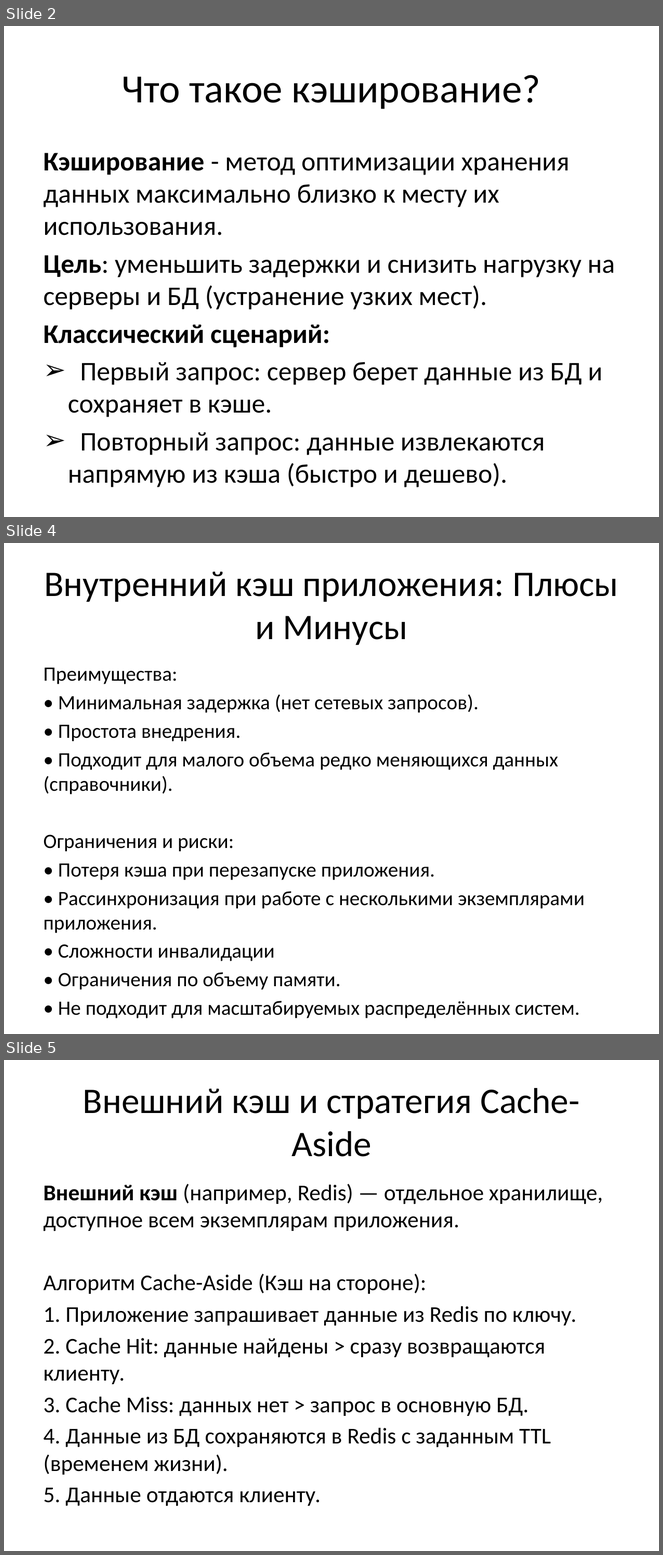
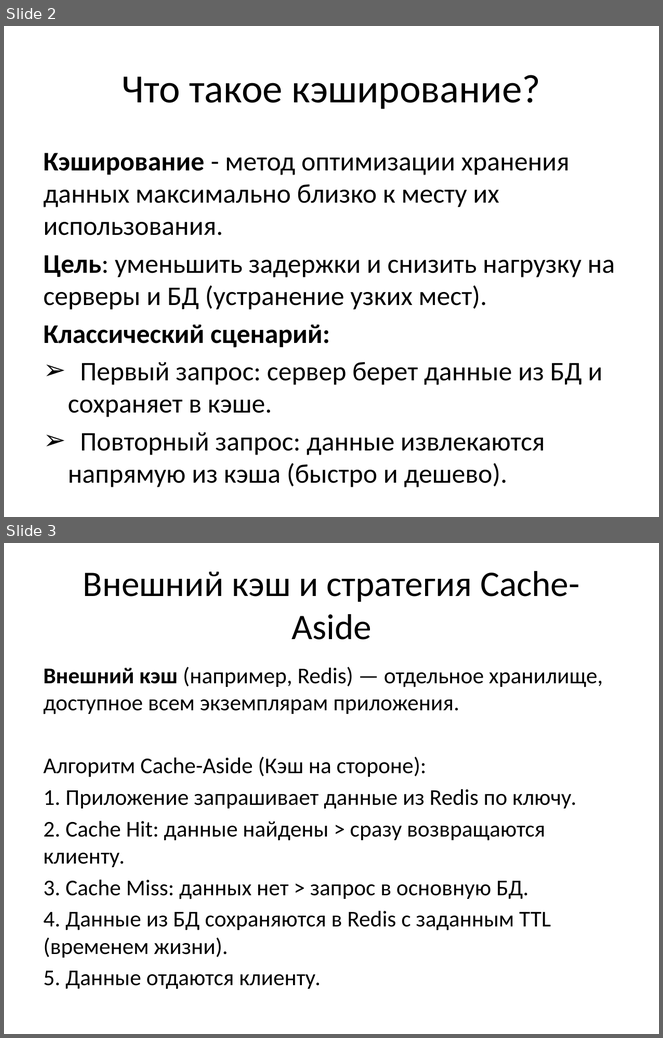
Before and after one commit to Antipindima1/Doklad-Redis, a slide deck: Презентация кэширования.pptx. Shown one above the other, each under a label of ours: slides 2, 4 and 5 before the commit, slides 2 and 3 after it; the slides between them are not shown. The pictures are 663x1555 and 663x1038 pixels, drawn with LibreOffice and Linux fonts; fonts in the diff are those of the drawing; background and template pictures are left out. Boxes give left, top, right and bottom in pixels: in the first picture for what was removed or moved away, otherwise in the second. Text is boxed around its words. In the diff, an @@ line names an element or a change of style, - is before the commit and + after.

```diff
--- a/Презентация кэширования.pptx
+++ b/Презентация кэширования.pptx
@@ slide 4 removed at <box>4,543,659,1034</box>, background picture (left out) @@
@@ title removed at <box>44,572,619,645</box> @@
-Внутренний кэш приложения: Плюсы и Минусы
@@ text removed at <box>44,668,585,1019</box> @@
-Преимущества:
-• Минимальная задержка (нет сетевых запросов).
-• Простота внедрения.
-• Подходит для малого объема редко меняющихся данных (справочники).
-Ограничения и риски:
-• Потеря кэша при перезапуске приложения.
-• Рассинхронизация при работе с несколькими экземплярами приложения.
-• Сложности инвалидации
-• Ограничения по объему памяти.
-• Не подходит для масштабируемых распределённых систем.
@@ what was slide 5 is now slide 3 @@
```
Also in this commit, not shown: 6 slides added, 2 other slides removed, 3 other files.
